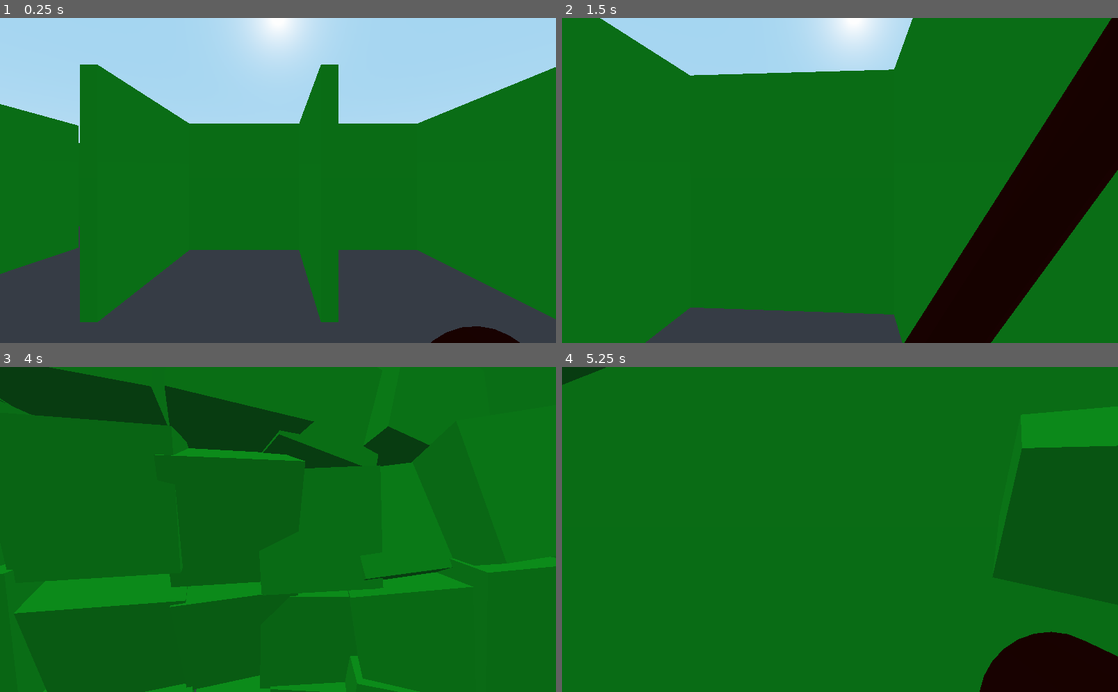
Above: before the commit, frames 1-4 (two rows, left to right).
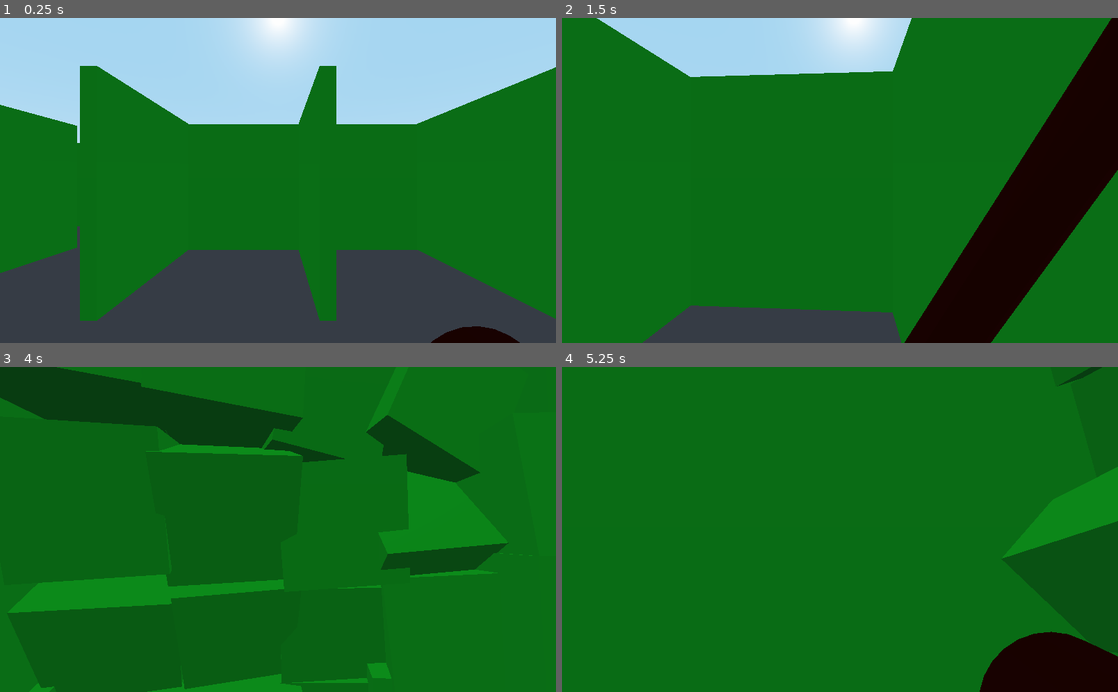
Above: after the commit, the same moments.

Repository: Gedas-S/what-minotaur
Game: Godot game, scene res://Maze.tscn
Two runs of this game, one before a commit and one after it. Both use one fixed random seed, a clock stepped at 60 frames per second and the inputs below.
Inputs (mouse positions are in pixels of both pictures, inside the frame that each line leads up to):
- Up to frame 1 (0.25 s): no input
- Up to frame 2 (1.5 s): tap Enter at 0.5 s; move the mouse to (867, 180) at 0.52 s; hold W from 0.53 s (still down); tap Shift at 0.6, 1.35 s; click (867, 180) at 0.67 s; tap Space at 0.77 s; move the mouse to (812, 180) at 1.27 s
- Up to frame 3 (4 s): keep holding W; tap Space at 1.52, 2.75, 3.02, 3.77 s; move the mouse to (289, 523) at 2.02 s; tap Shift at 2.1, 2.85, 3.6 s; move the mouse to (272, 536) at 2.77 s; click (272, 536) at 2.92 s; move the mouse to (316, 532) at 3.52 s
- Up to frame 4 (5.25 s): keep holding W; move the mouse to (795, 526) at 4.27 s; tap Shift at 4.35, 5.1 s; tap Space at 4.52 s; move the mouse to (845, 529) at 5.02 s; click (845, 529) at 5.17 s

The runs differ from the first frame. In frame 1, 0.6% of the frame differs, in the area x 0-100%, y 14-94%; in frame 2, 0.6%; in frame 3, 9.4%, in the area x 0-100%, y 0-100%; in frame 4, 6.1%.

Commit message:
sligtly more precise wall size constant

Diff:
--- a/Maze.gd
+++ b/Maze.gd
@@ -14,7 +14,7 @@
 	var mazeWidth = 30
 	var mazeHeight = 30
 	var maze = mg.prim(mazeWidth,mazeHeight)
-	var wallSize = 2.8
+	var wallSize = 2.82
 	var mazeWalls = makeMaze(maze.underlying, wallSize, centerMaze(mazeWidth, mazeHeight, wallSize))
 	for idx in range(mazeWalls.size()):
 		add_child(mazeWalls[idx])
